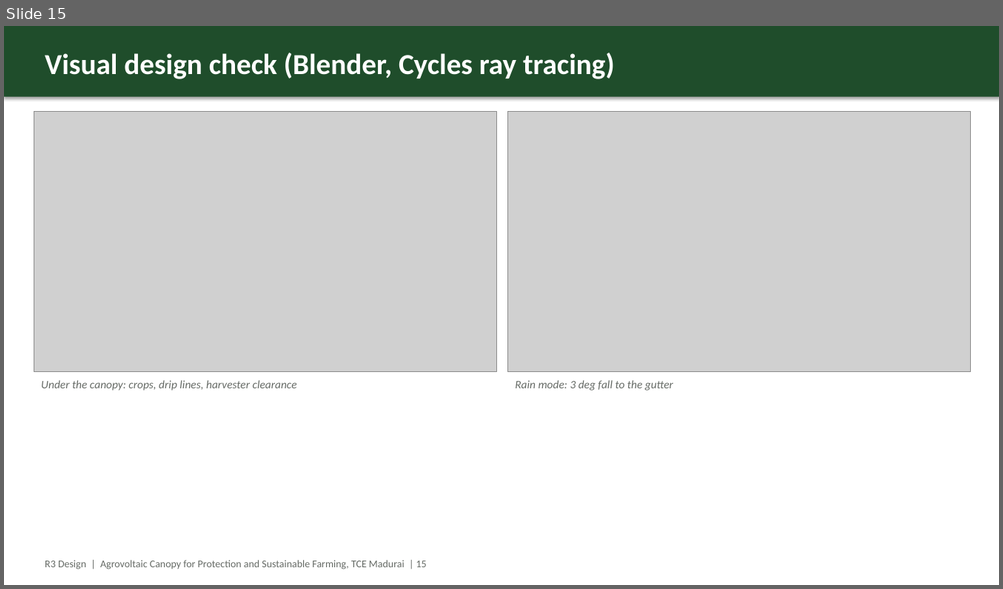
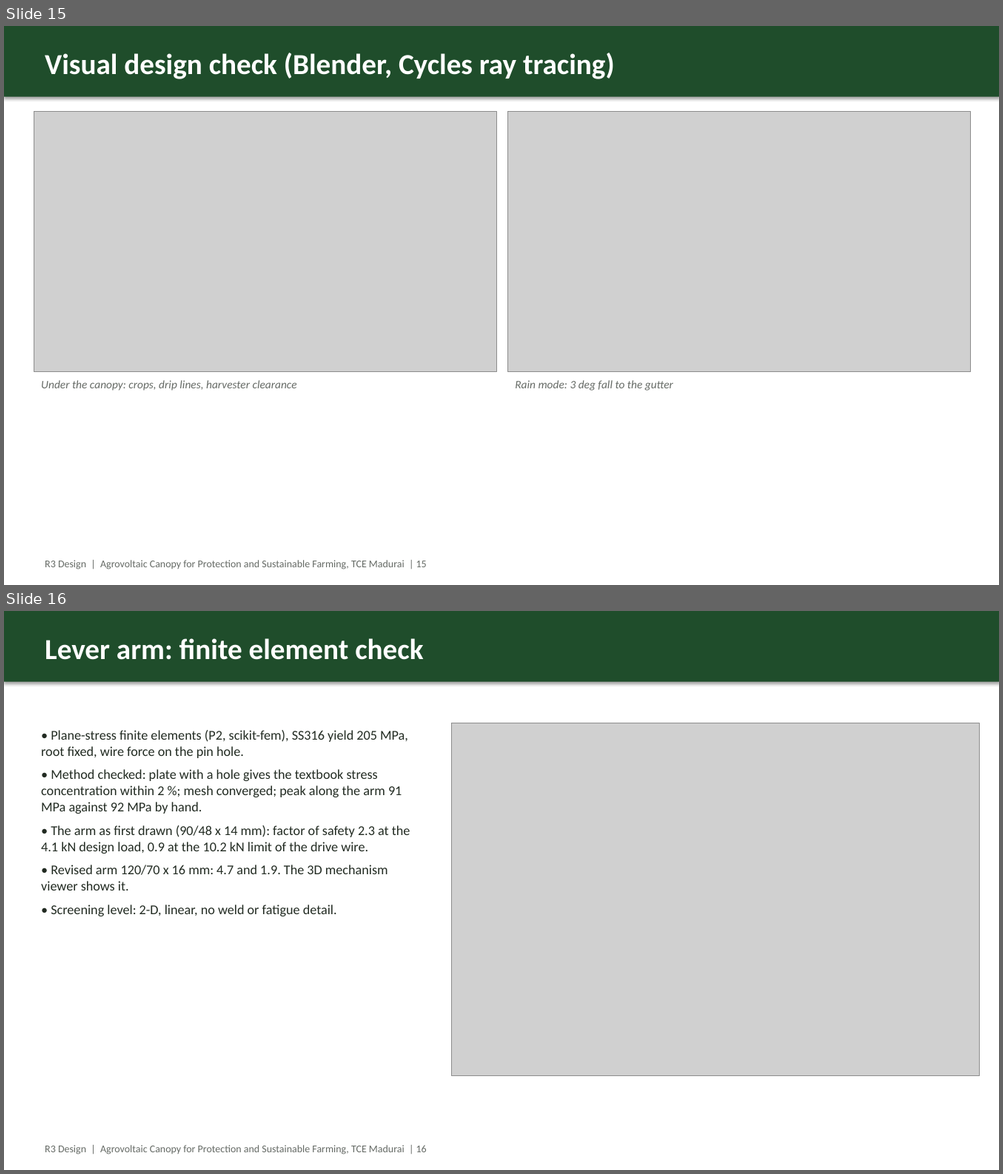
Before and after one commit to thanwin19/agrovoltaic-canopy-srmc, a slide deck: Proof/08_Reports_and_Posters/review_decks/Review1_Design_and_CAD.pptx. Shown one above the other, each under a label of ours: slide 15 before the commit, slides 15 and 16 after it. The pictures are 1003x589 and 1003x1174 pixels, drawn with LibreOffice and Linux fonts; fonts in the diff are those of the drawing; grey boxes stand for pictures. Boxes give left, top, right and bottom in pixels: in the first picture for what was removed or moved away, otherwise in the second. Text is boxed around its words. In the diff, an @@ line names an element or a change of style, - is before the commit and + after.

```diff
--- a/Proof/08_Reports_and_Posters/review_decks/Review1_Design_and_CAD.pptx
+++ b/Proof/08_Reports_and_Posters/review_decks/Review1_Design_and_CAD.pptx
@@ slide 16 added at [4, 611, 999, 1170], background #FFFFFF @@
@@ rectangle added at [4, 611, 999, 682], fill #1F4D2B @@
@@ text added at [45, 638, 423, 660], 28 pt, text #FFFFFF, bold @@
+Lever arm: finite element check
@@ text added at [41, 730, 410, 917], 13 pt, text #222B22 @@
+• Plane-stress finite elements (P2, scikit-fem), SS316 yield 205 MPa, root fixed, wire force on the pin hole.
+• Method checked: plate with a hole gives the textbook stress concentration within 2 %; mesh converged; peak along the arm 91 MPa against 92 MPa by hand.
+• The arm as first drawn (90/48 x 14 mm): factor of safety 2.3 at the 4.1 kN design load, 0.9 at the 10.2 kN limit of the drive wire.
+• Revised arm 120/70 x 16 mm: 4.7 and 1.9. The 3D mechanism viewer shows it.
+• Screening level: 2-D, linear, no weld or fatigue detail.
@@ picture added at [452, 723, 979, 1076] @@
@@ text added at [45, 1145, 427, 1155], 10 pt, text #666B66 @@
+R3 Design | Agrovoltaic Canopy for Protection and Sustainable Farming, TCE Madurai | 16
```
Also in this commit, not shown: 1 slide changed, 1 other slide added, 18 other files.
